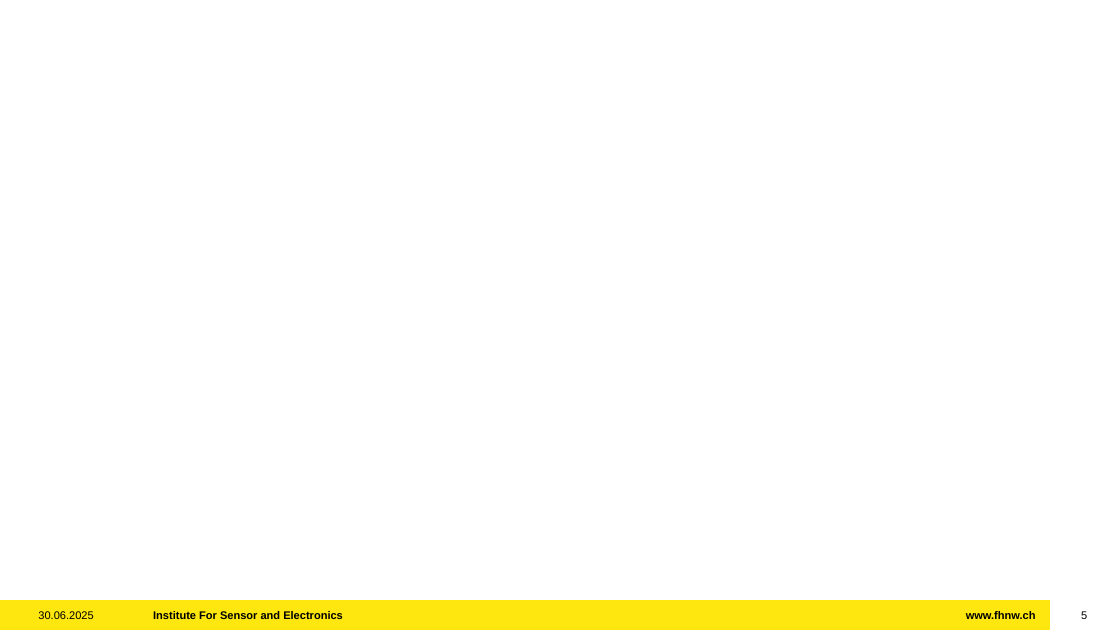
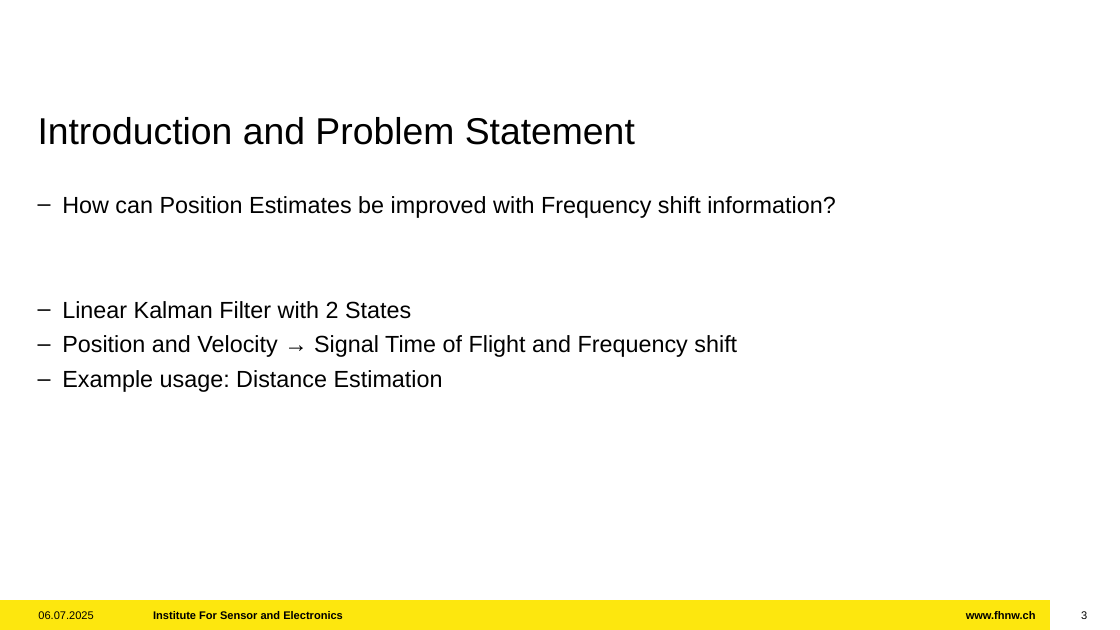
Before and after one commit to amosmatter/FS25_MSP_digitalcom, a slide deck: slide 3 of Project_KALM/MSP_Template.pptx (slide 5 before the commit). Drawn at 1120x630 pixels with LibreOffice and Linux fonts; fonts in the diff are those of the drawing; background and template pictures are left out. Boxes give left, top, right and bottom in pixels: in the first picture for what was removed or moved away, otherwise in the second. Text is boxed around its words. In the diff, an @@ line names an element or a change of style, - is before the commit and + after.

```diff
--- a/Project_KALM/MSP_Template.pptx
+++ b/Project_KALM/MSP_Template.pptx
@@ title added at [38, 117, 635, 145], 32 pt, text #000000 @@
+Introduction and Problem Statement
@@ text added at [62, 196, 835, 392], 20 pt, text #000000 @@
+– How can Position Estimates be improved with Frequency shift information?
+– Linear Kalman Filter with 2 States
+– Position and Velocity → Signal Time of Flight and Frequency shift
+– Example usage: Distance Estimation
@@ text at [38, 611, 93, 619]: text changed @@
-30.06.2025
+06.07.2025
@@ page number at [1081, 611, 1087, 619]: text changed @@
-5
+3
```
Also in this commit, not shown: 2 other slides changed, 12 slides added, 2 slides removed, 2 other files.
